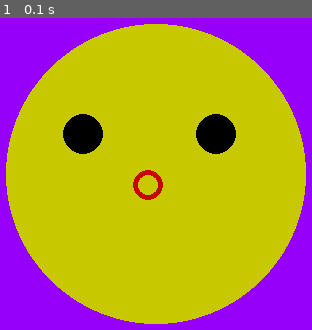
Above: before the commit, frame 1.
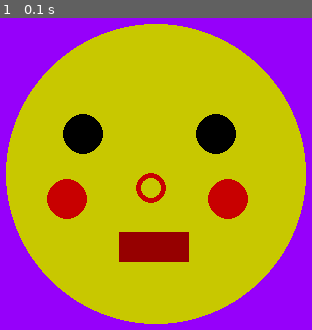
Above: after the commit, the same moment.

Repository: Rosebotics/catapult2019
Game: pygame game, started from learningPygame/Cassandra/00-MovingSmile/04-Drawing.py
Two runs of this game, one before a commit and one after it. Both use one fixed random seed, a clock stepped at 60 frames per second and the inputs below.
Inputs:
- Up to frame 1 (0.1 s): no input

The runs differ from the first frame. In frame 1, 5.1% of the frame differs, in the area x 15-80%, y 48-79%.

Commit message:
Cassandra

Diff:
--- a/learningPygame/Cassandra/00-MovingSmile/04-Drawing.py
+++ b/learningPygame/Cassandra/00-MovingSmile/04-Drawing.py
@@ -28,5 +28,8 @@
     pygame.draw.circle(screen,(200,200,0), (320,240), 150)
     pygame.draw.circle(screen, (0,0,0), (247,200), (20))
     pygame.draw.circle(screen, (0,0,0), (380, 200), (20))
-    pygame.draw.circle(screen, (200,0,0), (312, 251), (15), (5))
+    pygame.draw.circle(screen, (200,0,0), (315, 254), (15), (5))
+    pygame.draw.rect(screen, (150,0,0), (283, 298, 70, 30))
+    pygame.draw.circle(screen, (200, 0, 0), (392,265), (20))
+    pygame.draw.circle(screen, (200, 0, 0), (231,265), (20))
     pygame.display.update()
--- a/learningPygame/Cassandra/00-MovingSmile/05-Animation.py
+++ b/learningPygame/Cassandra/00-MovingSmile/05-Animation.py
@@ -1,3 +1,31 @@
 # TODO: Copy all of your   04-Drawing.py   program and put it below this comment.
 
 # TODO: In this module we'll make the nose move down until a certain y then reset to the top again.
+import pygame
+import sys
+
+pygame.init()
+screen = pygame.display.set_mode((640, 480))
+
+nose_y = 254
+clock = pygame.time.Clock()
+while True:
+    clock.tick(60)
+    for event in pygame.event.get():
+        print(event)
+        if event.type == pygame.QUIT:
+            sys.exit()
+    screen.fill((150,0,250)) # purple
+    pygame.draw.circle(screen,(200,200,0), (320,240), 150)
+    pygame.draw.circle(screen, (0,0,0), (247,200), (20))
+    pygame.draw.circle(screen, (0,0,0), (380, 200), (20))
+
+    nose_y = nose_y+2
+    if nose_y > 480:
+        nose_y = 254
+    pygame.draw.circle(screen, (200,0,0), (315, nose_y), (15), (5))
+
+    pygame.draw.rect(screen, (150,0,0), (283, 298, 70, 30))
+    pygame.draw.circle(screen, (200, 0, 0), (400,265), (20))
+    pygame.draw.circle(screen, (200, 0, 0), (231,265), (20))
+    pygame.display.update()
--- a/learningPygame/Cassandra/00-MovingSmile/06-Interactions.py
+++ b/learningPygame/Cassandra/00-MovingSmile/06-Interactions.py
@@ -8,3 +8,44 @@
 #   Make the face grow and shrink with the g and s buttons.
 #   Draw a proportionally incorrect stick figure body under the face using lines.
 #   Make everything drawn move down off the screen if a the mouse down event occurs.
+import pygame
+import sys
+
+pygame.init()
+screen = pygame.display.set_mode((640, 480))
+
+nose_y = 254
+eye_x = 247
+eyes_x = 380
+clock = pygame.time.Clock()
+while True:
+    clock.tick(60)
+    for event in pygame.event.get():
+        print(event)
+        if event.type == pygame.QUIT:
+            sys.exit()
+        pressed_keys = pygame.key.get_pressed()
+        if pressed_keys[pygame.K_UP]:
+            nose_y = 50
+    screen.fill((150,0,250)) # purple
+    pygame.draw.circle(screen,(200,200,0), (320,240), 150)
+
+    eye_x = eye_x + 1
+    if eye_x > 440:
+        eye_x = 340
+    pygame.draw.circle(screen, (0,0,0), (eye_x, 200), (20))
+
+    eyes_x = eyes_x + 1
+    if eyes_x > 270:
+        eyes_x = 200
+    pygame.draw.circle(screen, (0,0,0), (eyes_x,200), (20))
+
+    nose_y = nose_y+2
+    if nose_y > 480:
+        nose_y = 254
+    pygame.draw.circle(screen, (200,0,0), (315, nose_y), (15), (5))
+
+    pygame.draw.rect(screen, (150,0,0), (283, 298, 70, 30))
+    pygame.draw.circle(screen, (200, 0, 0), (400,265), (20))
+    pygame.draw.circle(screen, (200, 0, 0), (231,265), (20))
+    pygame.display.update()
